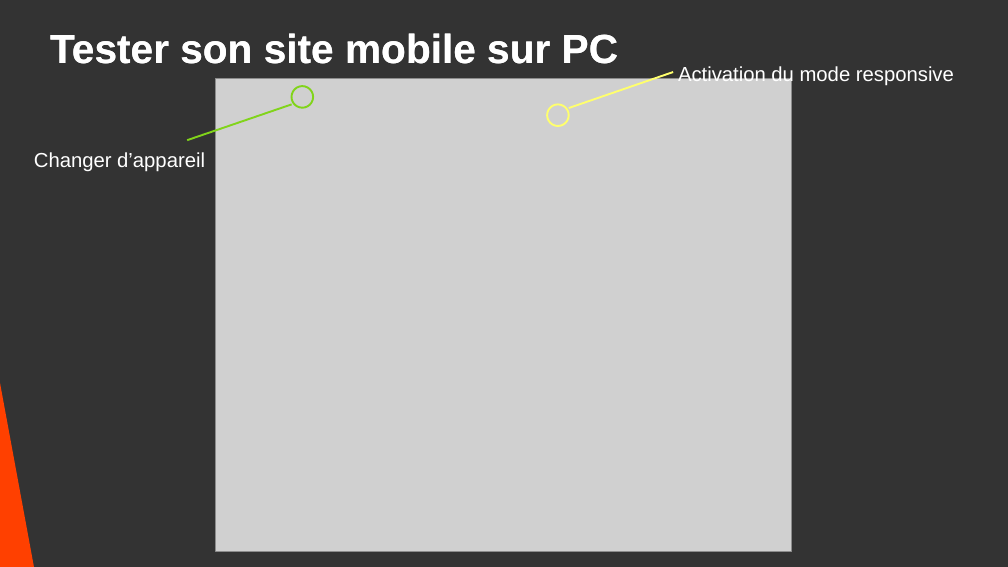
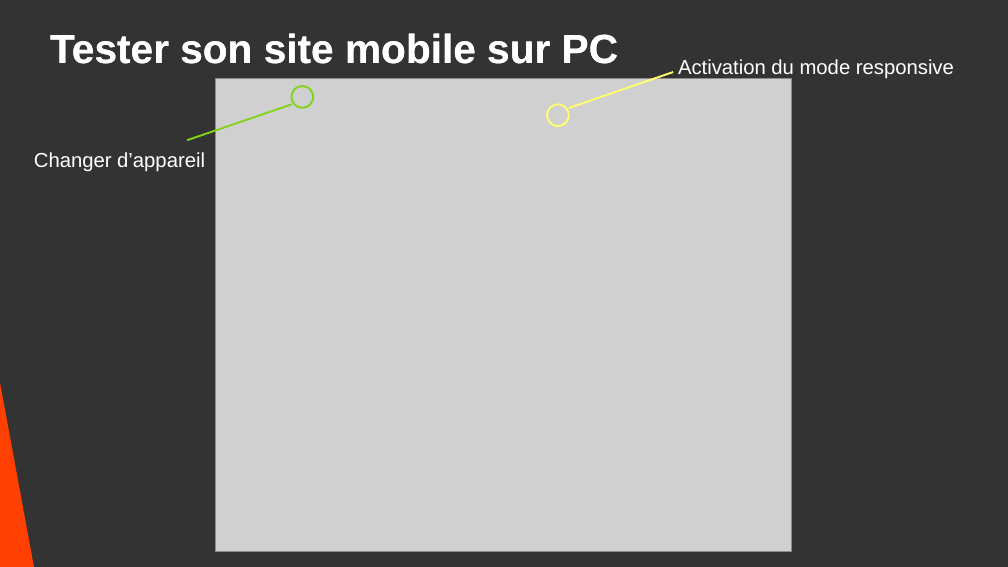
Before and after one commit to DanYellow/cours, a slide deck: slide 34 of integration-web-s2/travaux-pratiques/numero-4/presentation.odp (slide 33 before the commit). Drawn at 1008x567 pixels with LibreOffice and Linux fonts; fonts in the diff are those of the drawing; grey boxes stand for pictures. Boxes give left, top, right and bottom in pixels: in the first picture for what was removed or moved away, otherwise in the second. Text is boxed around its words. In the diff, an @@ line names an element or a change of style, - is before the commit and + after.

```diff
--- a/integration-web-s2/travaux-pratiques/numero-4/presentation.odp
+++ b/integration-web-s2/travaux-pratiques/numero-4/presentation.odp
@@ title "Activation du mode responsive": place and size @@
-title "Activation du mode responsive" at (678,65,954,86)
+title "Activation du mode responsive" at (678,59,954,79)
```
Also in this commit, not shown: 7 other slides changed, 2 slides added, 1 slide removed, 1 other file.
